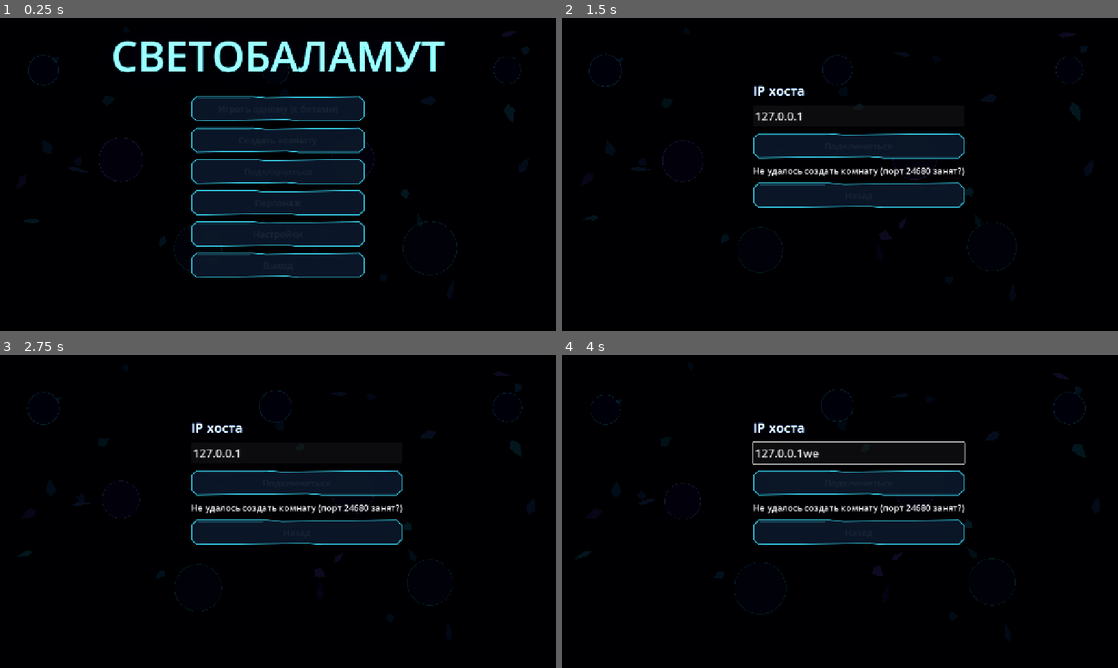
Above: before the commit, frames 1-4 (two rows, left to right).
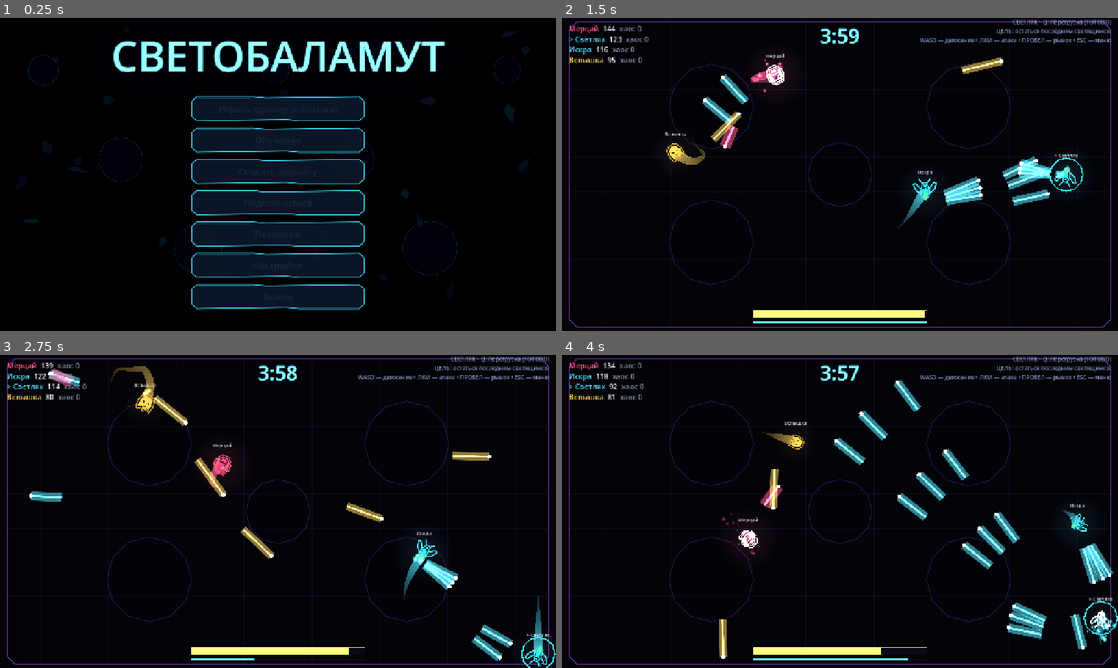
Above: after the commit, the same moments.

Repository: DvoreZZKy/svetobalamut
Game: Godot game, scene res://scenes/menu.tscn
Same seed, same stepped clock (60 frames per second), same inputs: the game is played once before the commit and once after it.
Inputs (mouse positions are in pixels of both pictures, inside the frame that each line leads up to):
- Up to frame 1 (0.25 s): no input
- Up to frame 2 (1.5 s): click (840, 140) at 0.5 s, where only the run after the commit has a clickable "Обучение"; tap Enter (restart) at 1.25 s; move the mouse to (962, 158) at 1.27 s; hold D (right) from 1.28 s (still down); tap Q (ability) at 1.35 s; click (962, 158) at 1.42 s
- Up to frame 3 (2.75 s): move the mouse to (166, 527) at 2.02 s; release D (right) at 2.03 s; hold S (down) from 2.03 s (still down); tap Space (dash) at 2.1 s
- Up to frame 4 (4 s): move the mouse to (895, 442) at 2.77 s; release S (down) at 2.78 s; press the mouse at (895, 442) at 2.78 s; hold D (right) 2.78-3.53 s; move the mouse to (812, 574) at 3.52 s; release the mouse at (812, 574) at 3.53 s; hold W (up) from 3.53 s (still down); tap E (possess) at 3.6 s; click (812, 574) at 3.67 s

The runs differ from the first frame. In frame 1, 2.5% of the frame differs, in the area x 34-66%, y 84-94%; in frame 2, 13%; in frame 3, 13%; in frame 4, 14%, in the area x 1-100%, y 0-99%.
Error after the commit: Parse Error: Function "get_viewport_rect()" not found in base self. (res://scripts/arena_tutorial.gd:439)

Commit message:
Improve player roster cards and character editor alignment

Diff:
--- a/scripts/menu.gd
+++ b/scripts/menu.gd
@@ -45,6 +45,7 @@
 
 	var main := _box("main")
 	_btn("Играть одному (с ботами)", main, func(): Sfx.play("click"); G.start_single())
+	_btn("Обучение", main, func(): Sfx.play("click"); G.start_tutorial_game(false))
 	_btn("Создать комнату", main, _on_host)
 	_btn("Подключиться", main, func(): Sfx.play("click"); _show("join"))
 	_btn("Персонаж", main, func(): Sfx.play("click"); _refresh_profile(); _show("profile"))
@@ -162,7 +163,8 @@
 	lobby_hat_btn = _btn("Шапка", editor_panel, func(): G.profile_hat = (G.profile_hat + 1) % 5; _refresh_profile(); _sync_lobby_profile())
 	for child in editor_panel.get_children():
 		if child is Button:
-			child.custom_minimum_size = Vector2(570, 38)
+			child.custom_minimum_size = Vector2(500, 38)
+			child.size_flags_horizontal = Control.SIZE_SHRINK_CENTER
 			child.add_theme_font_size_override("font_size", 17)
 	_refresh_profile()
 	var lobby_actions := HBoxContainer.new()
@@ -305,14 +307,14 @@
 	container.stretch = true
 	container.size_flags_vertical = Control.SIZE_SHRINK_CENTER
 	var vp := SubViewport.new()
-	vp.size = Vector2i(180, 150)
+	vp.size = Vector2i(180, 180)
 	vp.transparent_bg = true
 	vp.render_target_update_mode = SubViewport.UPDATE_ALWAYS
 	container.add_child(vp)
 	parent.add_child(container)
 	var actor := VectorActor.new()
-	actor.position = Vector2(90, 76)
-	actor.scale = Vector2.ONE * 1.45
+	actor.position = Vector2(90, 91)
+	actor.scale = Vector2.ONE * 1.65
 	vp.add_child(actor)
 	actor.setup(kind, G.col(color), outfit, hat)
 	return container
@@ -416,13 +418,29 @@
 		child.queue_free()
 	for id in Net.names:
 		var p: Dictionary = Net.profiles.get(id, {})
+		var card := PanelContainer.new()
+		card.custom_minimum_size = Vector2(0, 108)
+		var card_style := StyleBoxFlat.new()
+		card_style.bg_color = Color("#0b1b2d", 0.72)
+		card_style.border_color = Color("#287e91", 0.85)
+		card_style.set_border_width_all(1)
+		card_style.set_corner_radius_all(0)
+		card_style.content_margin_left = 8
+		card_style.content_margin_right = 8
+		card_style.content_margin_top = 4
+		card_style.content_margin_bottom = 4
+		card.add_theme_stylebox_override("panel", card_style)
+		lobby_list.add_child(card)
 		var row := HBoxContainer.new()
-		row.custom_minimum_size = Vector2(0, 82)
+		row.custom_minimum_size = Vector2(0, 96)
 		row.add_theme_constant_override("separation", 12)
+		row.alignment = BoxContainer.ALIGNMENT_CENTER
+		card.add_child(row)
 		var portrait := _make_player_portrait(row,
 			int(p.get("kind", 0)), int(p.get("color", 0)),
 			int(p.get("outfit", 0)), int(p.get("hat", 0)))
-		portrait.custom_minimum_size = Vector2(86, 76)
+		portrait.custom_minimum_size = Vector2(104, 96)
+		portrait.size_flags_vertical = Control.SIZE_SHRINK_CENTER
 		var details := VBoxContainer.new()
 		details.size_flags_horizontal = Control.SIZE_EXPAND_FILL
 		details.alignment = BoxContainer.ALIGNMENT_CENTER
@@ -436,7 +454,6 @@
 		role_label.add_theme_font_size_override("font_size", 13)
 		role_label.modulate = Color("#9bb4ce")
 		details.add_child(role_label)
-		lobby_list.add_child(row)
 	if Net.is_host:
 		var ips := G.local_ips()
 		lobby_info.text = "Адрес для друзей: %s : %d\nИгроков: %d / %d (до 6 добьём ботами)" % [
